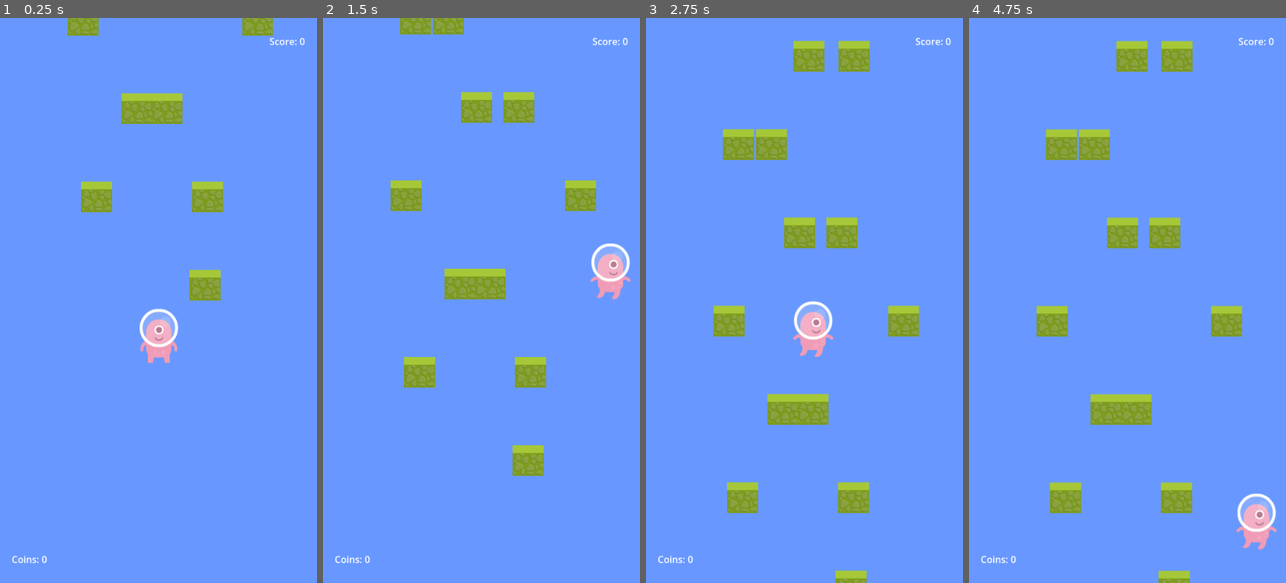
Above: before the commit, frames 1-4 (left to right).
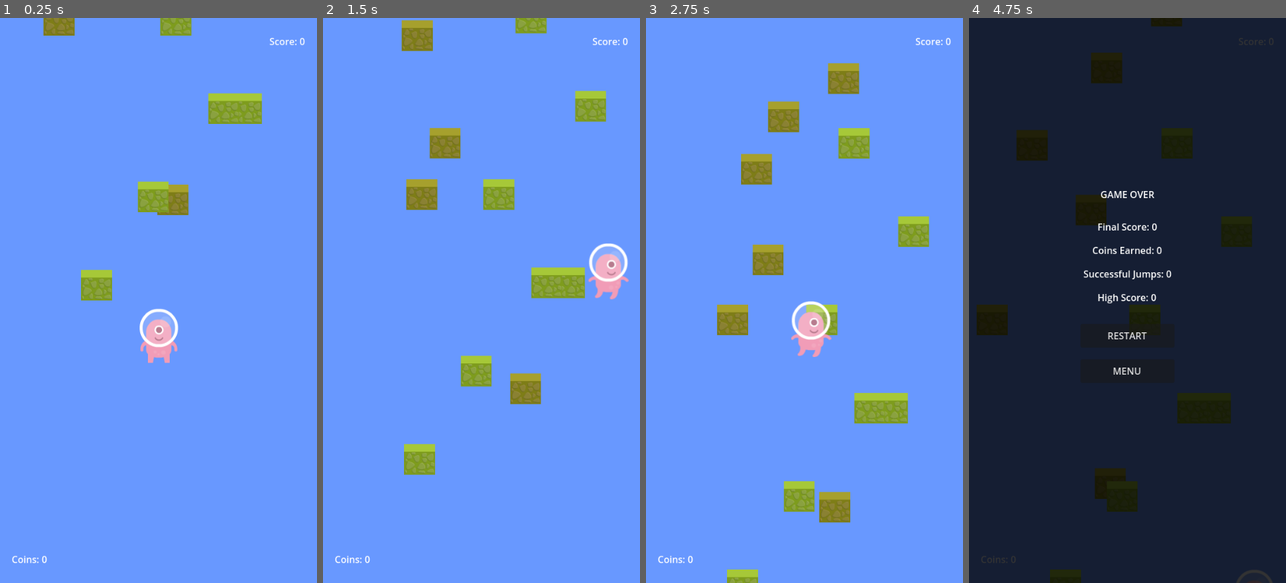
Above: after the commit, the same moments.

Repository: jeanleonhirwa/hopnsplat
Game: Godot game, scene res://scenes/Main.tscn
Two runs of this game, one before a commit and one after it. Both use one fixed random seed, a clock stepped at 60 frames per second and the inputs below.
Inputs (mouse positions are in pixels of both pictures, inside the frame that each line leads up to):
- Up to frame 1 (0.25 s): no input
- Up to frame 2 (1.5 s): move the mouse to (551, 272) at 0.52 s; hold Right (ui_right) 0.53-1.25 s; click (551, 272) at 0.67 s; tap Space (jump_up) at 0.77 s; drag from (418, 328) to (465, 413) at 1.27 s
- Up to frame 3 (2.75 s): move the mouse to (836, 176) at 2.02 s; hold Left (ui_left) from 2.03 s (still down)
- Up to frame 4 (4.75 s): release Left (ui_left) at 2.75 s; drag from (1111, 413) to (1032, 215) at 2.77 s; move the mouse to (1222, 385) at 3.52 s; hold Right (ui_right) 3.53-4.25 s; tap Space (jump_up) at 3.77 s; drag from (1032, 215) to (1079, 159) at 4.27 s

The runs differ from the first frame. In frame 1, 6.3% of the frame differs, in the area x 13-87%, y 0-50%; in frame 2, 11%; in frame 3, 12%; in frame 4, 100%, in the area x 0-100%, y 0-100%.

Commit message:
Fourth commit

Diff:
--- /dev/null
+++ b/scenes/moving_platform.tscn
@@ -0,0 +1,23 @@
+[gd_scene load_steps=4 format=3 uid="uid://bxm8lan7p2q5s"]
+
+[ext_resource type="Texture2D" uid="uid://dlenb2u76ci35" path="res://assets/platforms/tile_2.png" id="1_ba0x2"]
+[ext_resource type="Script" path="res://scripts/moving_platform.gd" id="2_moving_platform"]
+
+[sub_resource type="RectangleShape2D" id="RectangleShape2D_nlgqw"]
+size = Vector2(59.7583, 53.901)
+
+[node name="MovingPlatform" type="StaticBody2D"]
+collision_layer = 2
+script = ExtResource("2_moving_platform")
+
+[node name="Sprite2D" type="Sprite2D" parent="."]
+scale = Vector2(0.3, 0.3)
+texture = ExtResource("1_ba0x2")
+modulate = Color(1, 0.8, 0.8, 1)
+
+[node name="CollisionShape2D" type="CollisionShape2D" parent="."]
+position = Vector2(-0.293625, -0.873)
+scale = Vector2(0.879999, 0.960001)
+shape = SubResource("RectangleShape2D_nlgqw")
+one_way_collision = true
+one_way_collision_margin = 6.0
--- a/scripts/main.gd
+++ b/scripts/main.gd
@@ -119,7 +119,7 @@
 	if score_label:
 		score_label.text = "Score: " + str(current_score)
 	if currency_label:
-		currency_label.text = "Coins: " + str(total_currency)
+		currency_label.text = "Coins: " + str(session_currency)
 
 func reset_session():
 	current_score = 0
@@ -234,6 +234,7 @@
 	# Reset camera
 	if camera:
 		camera.global_position = Vector2(271, 479)
+		camera.target_y = player.global_position.y  # Reset camera target to player position
 		print("Camera reset to starting position")
 
 	# Reset platform spawner
--- /dev/null
+++ b/scripts/moving_platform.gd
@@ -0,0 +1,46 @@
+extends StaticBody2D
+
+# Movement configuration
+@export var move_speed: float = 50.0
+@export var move_range: float = 150.0  # How far to move in each direction
+@export var move_direction: Vector2 = Vector2(1, 0)  # Default horizontal movement
+
+# Internal variables
+var start_position: Vector2
+var target_position: Vector2
+var moving_right: bool = true
+
+func _ready():
+	# Store the starting position
+	start_position = global_position
+
+	# Normalize movement direction
+	move_direction = move_direction.normalized()
+
+	# Set initial target position
+	target_position = start_position + (move_direction * move_range)
+
+func _physics_process(delta):
+	# Move towards target position
+	var direction_to_target = (target_position - global_position).normalized()
+	global_position += direction_to_target * move_speed * delta
+
+	# Check if we've reached the target (with small tolerance)
+	if global_position.distance_to(target_position) < 5.0:
+		# Switch direction
+		moving_right = !moving_right
+
+		if moving_right:
+			target_position = start_position + (move_direction * move_range)
+		else:
+			target_position = start_position - (move_direction * move_range)
+
+func set_movement_pattern(direction: Vector2, range_param: float, speed: float):
+	"""Set custom movement pattern for this platform"""
+	move_direction = direction.normalized()
+	move_range = range_param
+	move_speed = speed
+
+	# Update positions based on new settings
+	start_position = global_position
+	target_position = start_position + (move_direction * move_range)
--- a/scripts/platform_spawner.gd
+++ b/scripts/platform_spawner.gd
@@ -1,6 +1,8 @@
 extends Node2D
 
 @export var platform_scene: PackedScene
+@export var moving_platform_scene: PackedScene = preload("res://scenes/moving_platform.tscn")
+@export var moving_platform_chance: float = 0.3  # 30% chance to spawn moving platform
 @export var vertical_spacing: float = 150  # Increased spacing between platforms
 @export var horizontal_range: float = 200  # Increased horizontal variation
 @export var initial_platform_count: int = 8
@@ -20,7 +22,7 @@
 	for i in range(initial_platform_count):
 		spawn_platform(last_platform_y - (i * vertical_spacing))
 
-func _process(delta):
+func _process(_delta):
 	if camera == null:
 		return
 
@@ -49,7 +51,15 @@
 	if platform_scene == null:
 		push_error("Platform scene not assigned!")
 		return
-	var platform = platform_scene.instantiate()
+
+	# Decide whether to spawn moving or static platform
+	var use_moving_platform = randf() < moving_platform_chance
+	var platform
+
+	if use_moving_platform and moving_platform_scene != null:
+		platform = moving_platform_scene.instantiate()
+	else:
+		platform = platform_scene.instantiate()
 	var screen_width = get_viewport_rect().size.x
 	var margin = 80  # Increased margin for better gameplay
 
@@ -69,5 +79,19 @@
 					x = max(last_x - 120, margin)
 
 	platform.position = Vector2(x, y)
+
+	# Configure moving platform if it's a moving one
+	if platform.has_method("set_movement_pattern"):
+		# Randomize movement patterns
+		var movement_types = [
+			Vector2(1, 0),  # Horizontal
+			Vector2(0, 1),  # Vertical
+			Vector2(1, 0.5).normalized()  # Diagonal
+		]
+		var direction = movement_types[randi() % movement_types.size()]
+		var move_range = randf_range(80, 120)
+		var speed = randf_range(40, 60)
+		platform.set_movement_pattern(direction, move_range, speed)
+
 	add_child(platform)
 	platforms.append(platform)
Not shown, added: scripts/moving_platform.gd.uid
